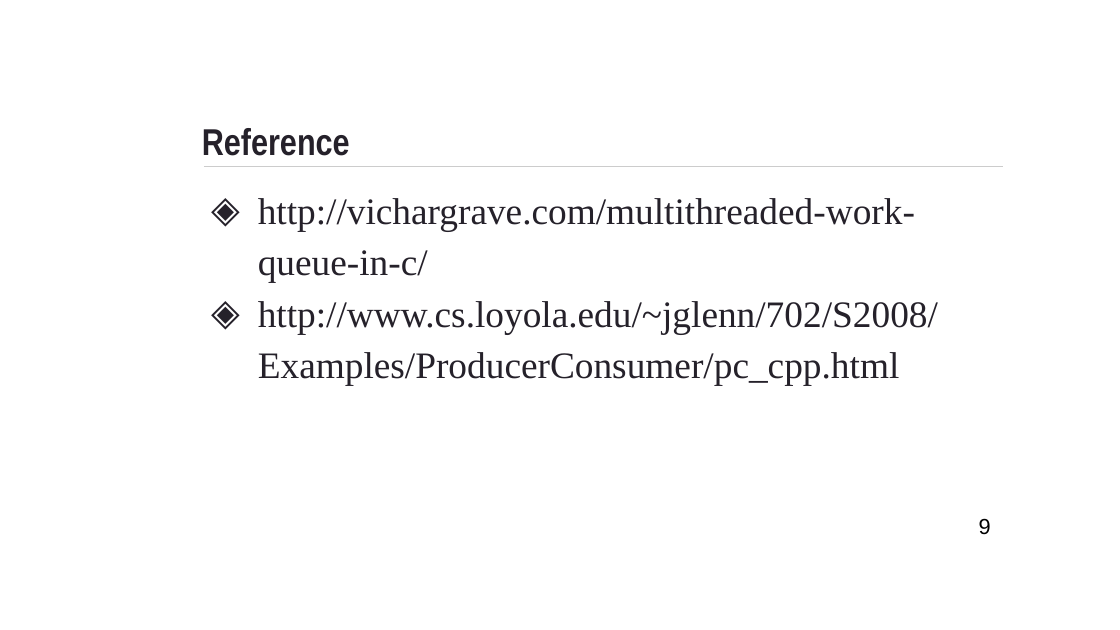
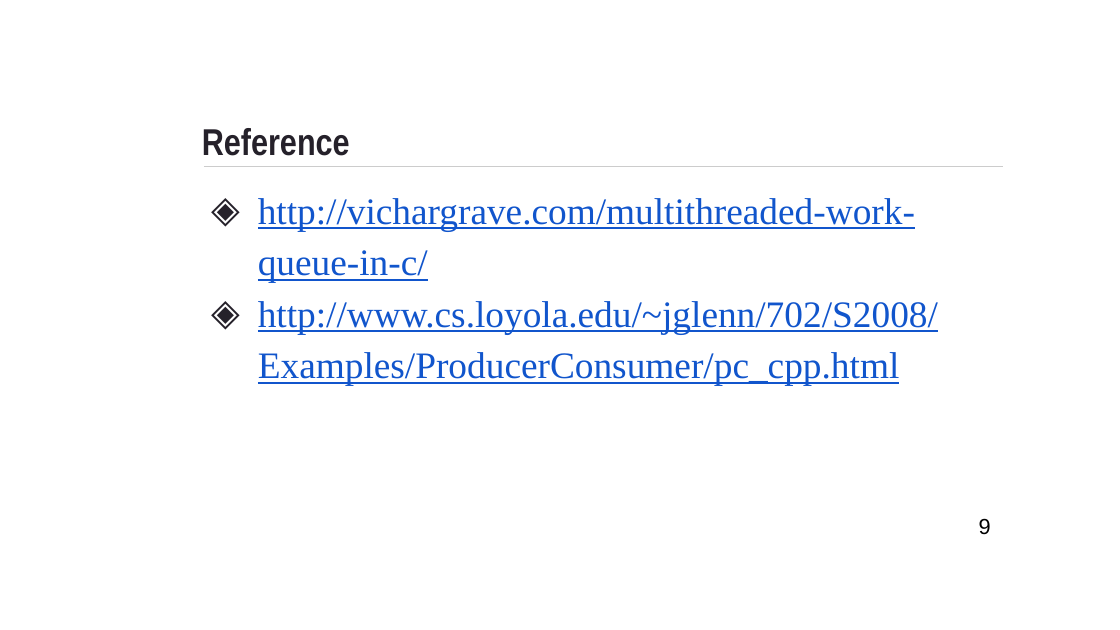
Before and after one commit to tryittogether52/ProducerComsumer, a slide deck: slide 9 of ProducerConsumer.pptx. Drawn at 1120x630 pixels with LibreOffice and Linux fonts; fonts in the diff are those of the drawing; background and template pictures are left out. Boxes give left, top, right and bottom in pixels: in the first picture for what was removed or moved away, otherwise in the second. Text is boxed around its words. In the diff, an @@ line names an element or a change of style, - is before the commit and + after.

Commit message:
Insert hyperlink in the last slide - Reference

```diff
--- a/ProducerConsumer.pptx
+++ b/ProducerConsumer.pptx
@@ text "http://vichargrave.com/multithreaded-work-queue-in-c/" at [258,198,938,385]: text colour #25212A to #1155CC, underline on @@
```
